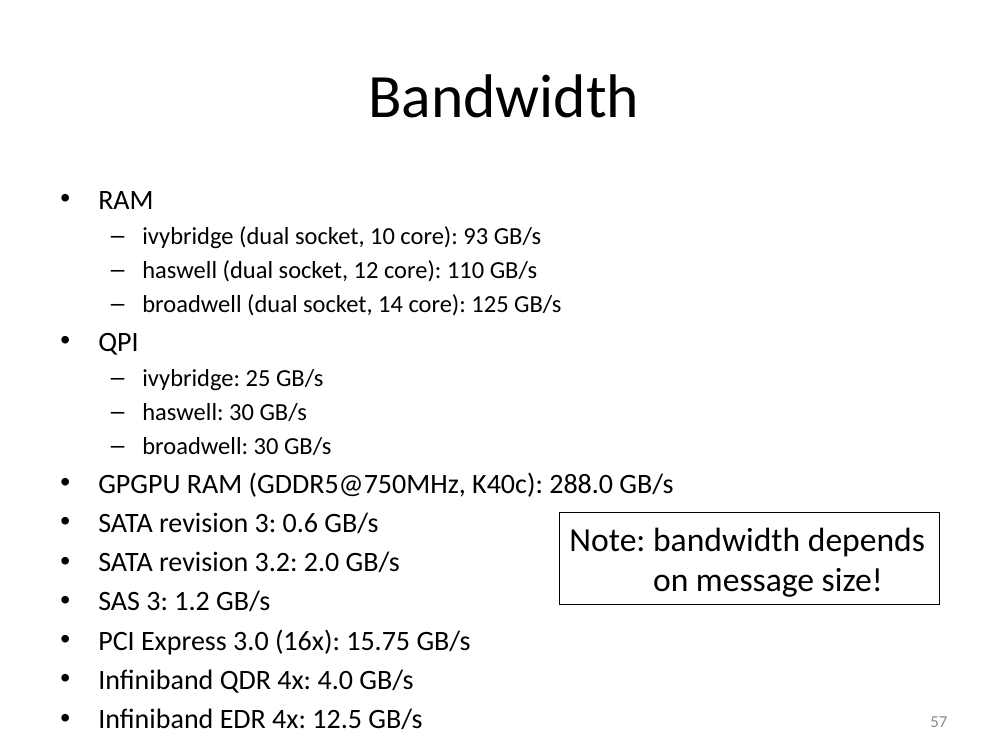
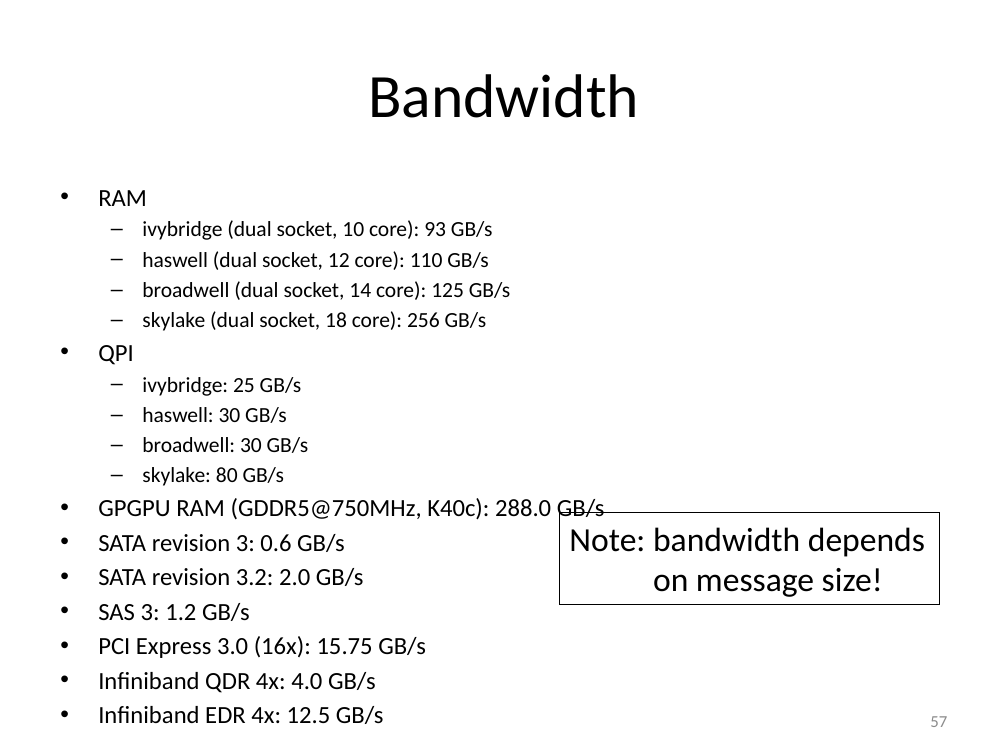
Before and after one commit to gjbex/training-material, a slide deck: slide 57 of Optimization/hpc_efficiency.pptx. Drawn at 1008x756 pixels with LibreOffice and Linux fonts; fonts in the diff are those of the drawing. Boxes give left, top, right and bottom in pixels: in the first picture for what was removed or moved away, otherwise in the second. Text is boxed around its words. In the diff, an @@ line names an element or a change of style, - is before the commit and + after.

Commit message:
Add memory bandwidth skylake

```diff
--- a/Optimization/hpc_efficiency.pptx
+++ b/Optimization/hpc_efficiency.pptx
@@ text at [98,190,605,690]: size 20 to 17.6 pt in "RAM", "QPI", "GPGPU RAM (GDDR5@750MHz, K40c): 288.0 GB/s", "SATA revision 3: 0.6 GB/s" and 5 more places; size 17.5 to 15.4 pt in "ivybridge (dual socket, 10 core): 93 GB/s", "haswell (dual socket, 12 core): 110 GB/s", "broadwell (dual socket, 14 core): 125 GB/s", "ivybridge: 25 GB/s" and 2 more places @@
@@ text at [142,311,487,331]: paragraph added @@
+  – skylake (dual socket, 18 core): 256 GB/s
@@ text at [142,467,285,486]: paragraph added @@
+  – skylake: 80 GB/s
```
